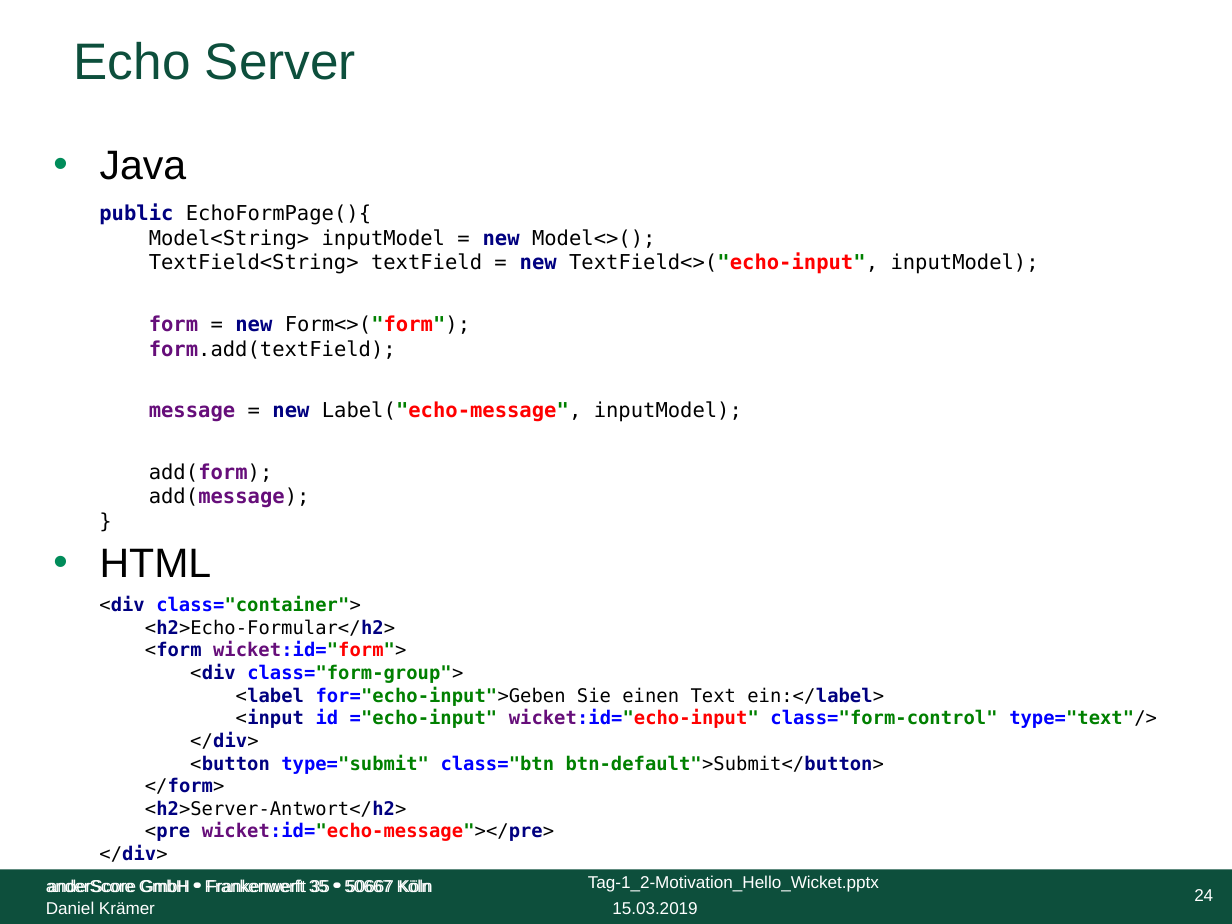
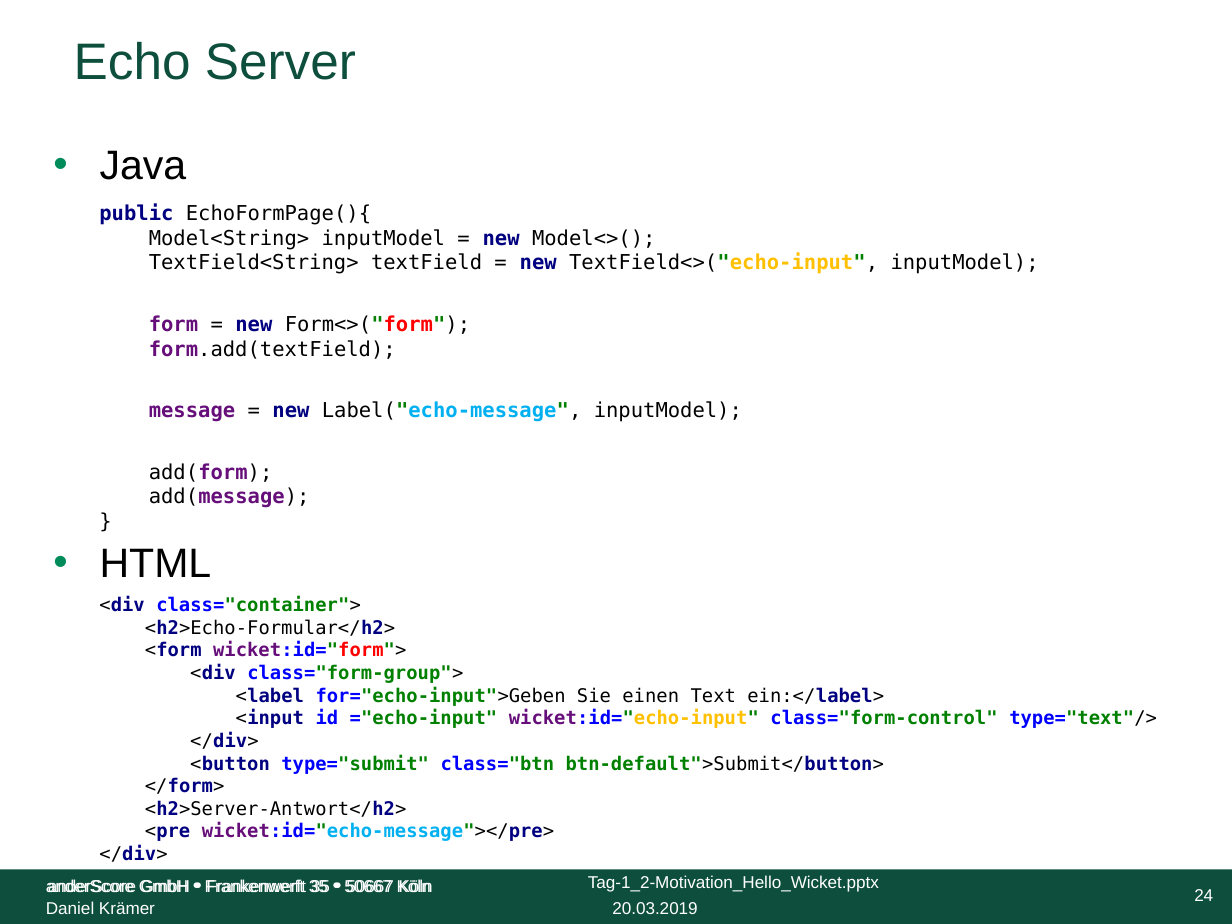
Before and after one commit to anderscore-gmbh/wicket-training, a slide deck: slide 24 of slides/Tag-1_2-Motivation_Hello_Wicket.pptx. Drawn at 1232x924 pixels with LibreOffice and Linux fonts; fonts in the diff are those of the drawing; background and template pictures are left out. Boxes give left, top, right and bottom in pixels: in the first picture for what was removed or moved away, otherwise in the second. Text is boxed around its words. In the diff, an @@ line names an element or a change of style, - is before the commit and + after.

```diff
--- a/slides/Tag-1_2-Motivation_Hello_Wicket.pptx
+++ b/slides/Tag-1_2-Motivation_Hello_Wicket.pptx
@@ text "public EchoFormPage(){ Model<String> inputModel = ..." at bbox=[99, 204, 1039, 508]: text colour #FF0000 to #FFC000 in "TextField<>("echo-input","; text colour #FF0000 to #00B0F0 in "Label("echo-message"," @@
@@ text "<div class="container"> <h2>Echo-Formular</h2> <form wicket: ..." at bbox=[99, 596, 1157, 862]: text colour #FF0000 to #FFC000 in "wicket:id="echo-input""; text colour #FF0000 to #00B0F0 in "wicket:id="echo-message"></pre>" @@
@@ text at bbox=[612, 902, 697, 914]: text changed @@
-15.03.2019
+20.03.2019
```
Also in this commit, not shown: 24 other slides changed, 6 other files.
